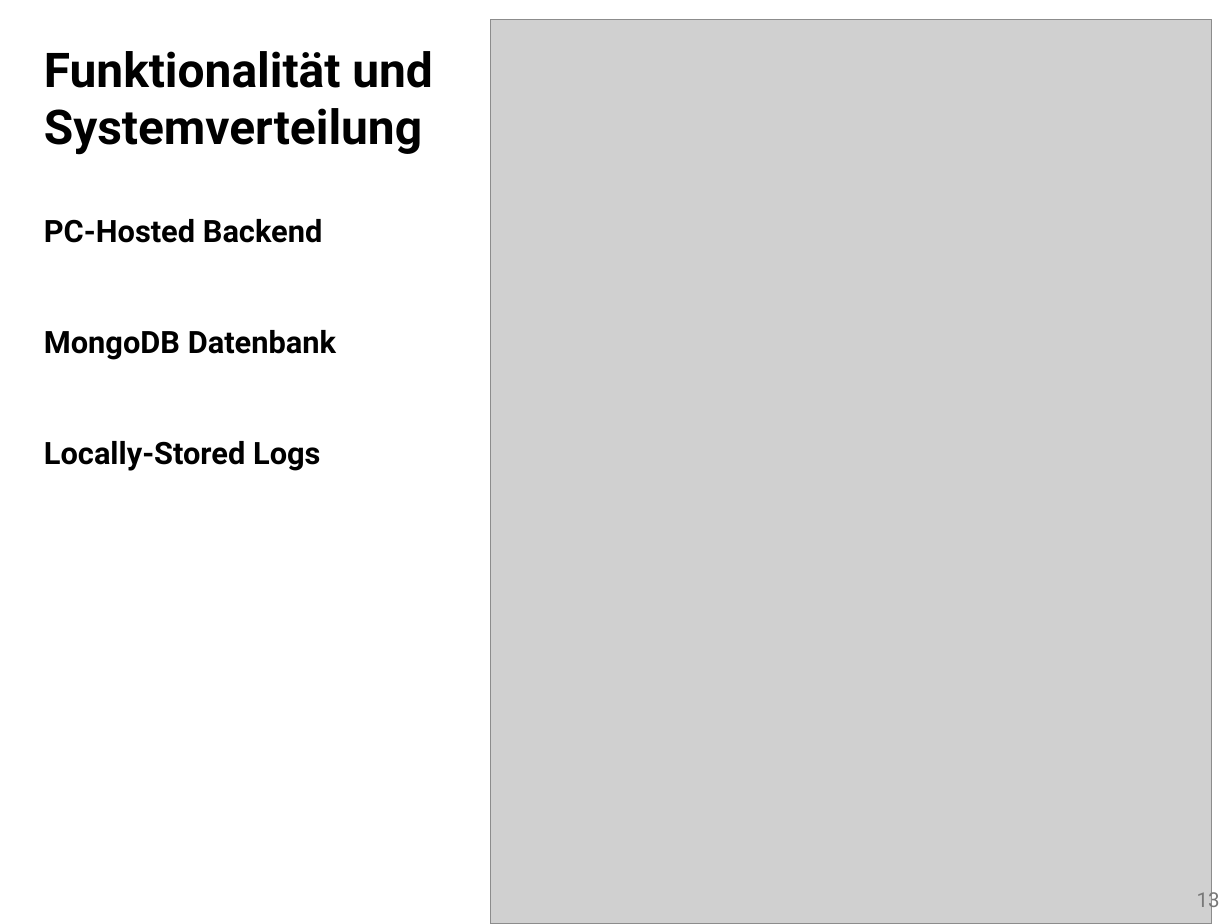
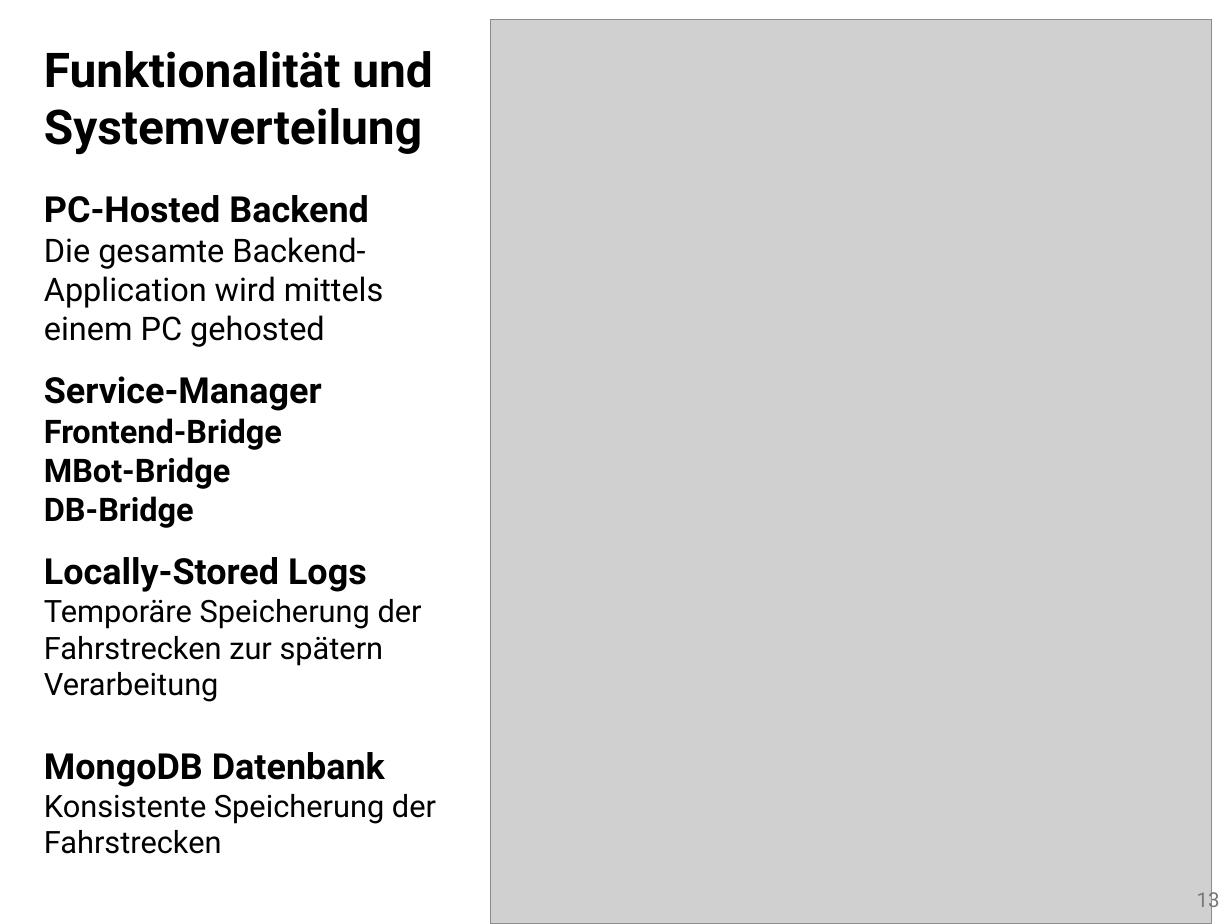
Before and after one commit to jonasaberger/SYP4_MBOT_G1, a slide deck: slide 13 of 02_Backend/!_Docs/INF4_SYP_Gruppe1_Abschlusspräsentation.pptx. Drawn at 1232x924 pixels with LibreOffice and Linux fonts; fonts in the diff are those of the drawing; grey boxes stand for pictures. Boxes give left, top, right and bottom in pixels: in the first picture for what was removed or moved away, otherwise in the second. Text is boxed around its words. In the diff, an @@ line names an element or a change of style, - is before the commit and + after.

```diff
--- a/02_Backend/!_Docs/INF4_SYP_Gruppe1_Abschlusspräsentation.pptx
+++ b/02_Backend/!_Docs/INF4_SYP_Gruppe1_Abschlusspräsentation.pptx
@@ text at (44, 195, 385, 787): size 18 to 21 pt in "PC-Hosted Backend", "MongoDB Datenbank" @@
@@ text at (44, 237, 422, 702): paragraphs added @@
+Die gesamte Backend-Application wird mittels einem PC gehosted
+Service-Manager
+Frontend-Bridge
+MBot-Bridge
+DB-Bridge
+Locally-Stored Logs
+Temporäre Speicherung der Fahrstrecken zur spätern Verarbeitung
@@ text at (44, 794, 436, 854): text changed; bold off @@
-Locally-Stored Logs
+Konsistente Speicherung der Fahrstrecken
```
Also in this commit, not shown: 1 slide added.
